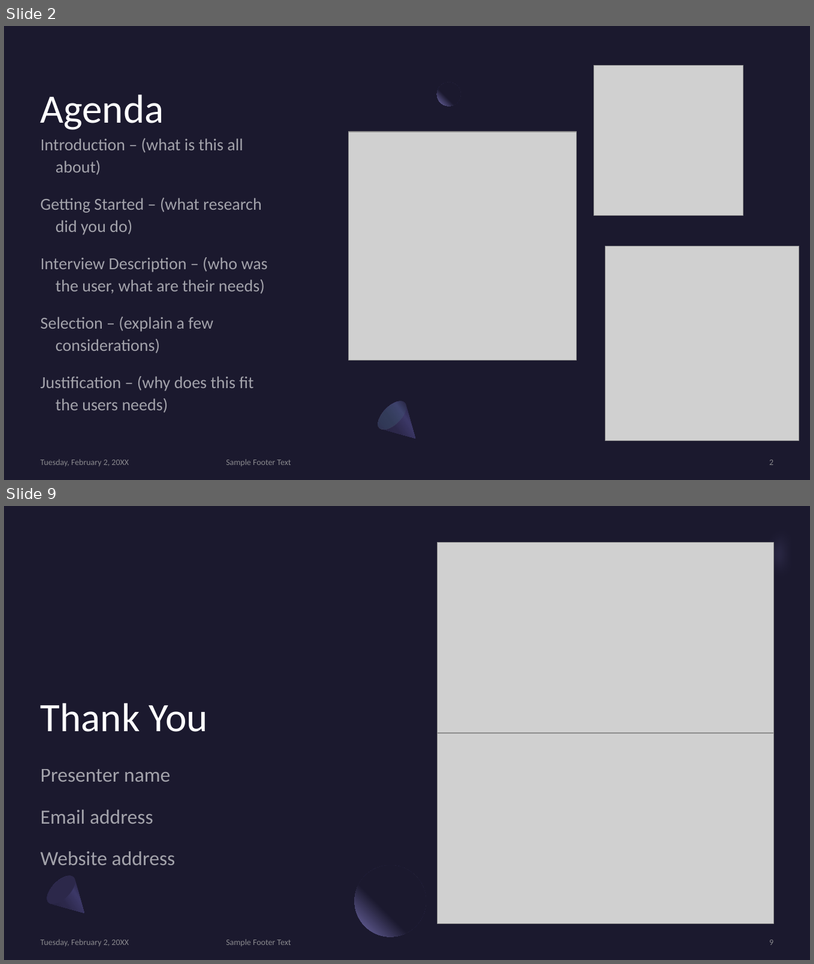
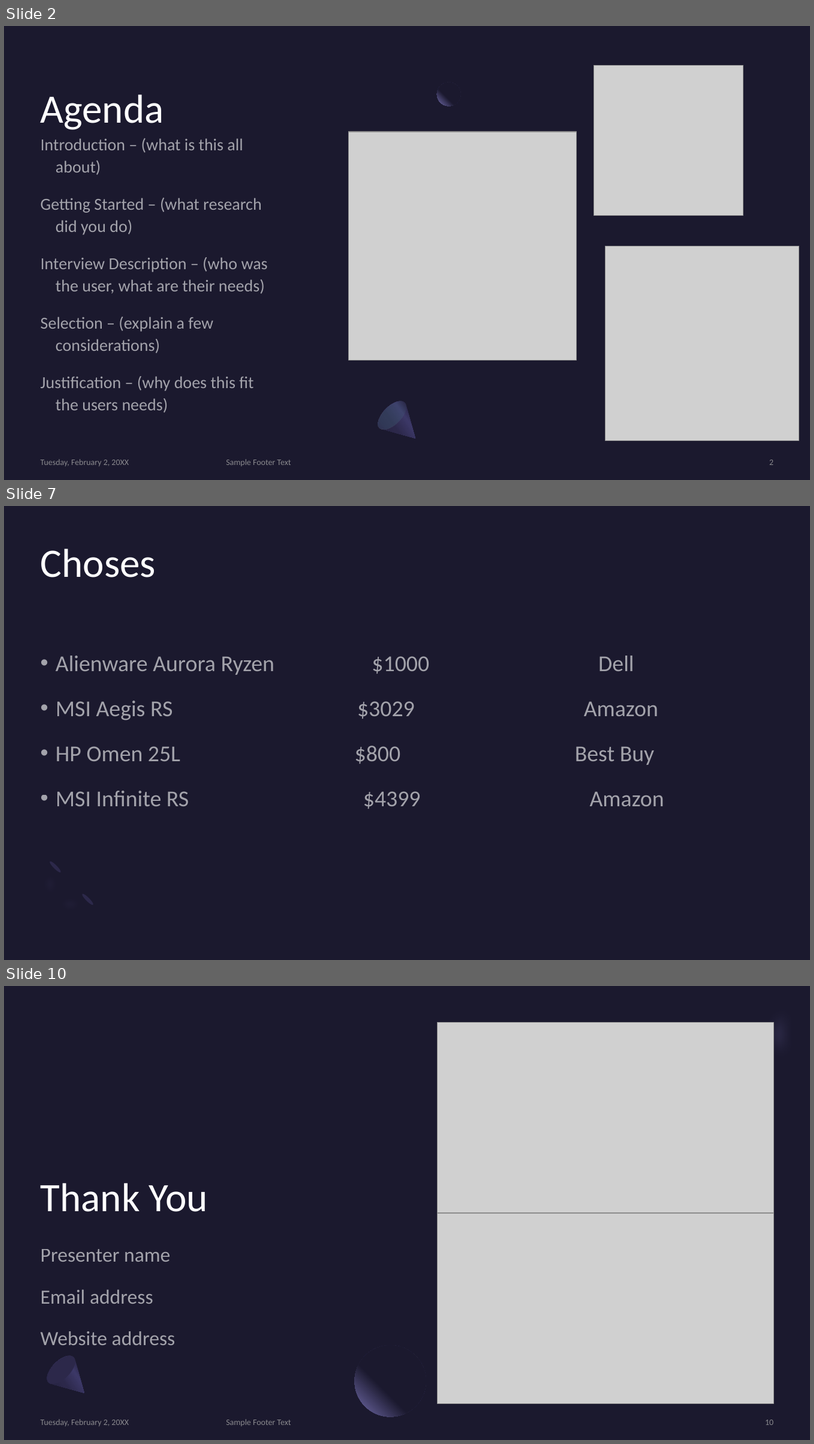
Before and after one commit to Digital-Tech-KKHS/10dtc-computer-hardware-cmaregele, a slide deck: Presentation Template.pptx. Shown one above the other, each under a label of ours: slides 2 and 9 before the commit, slides 2, 7 and 10 after it; the slides between them are not shown. The pictures are 814x964 and 814x1444 pixels, drawn with LibreOffice and Linux fonts; fonts in the diff are those of the drawing; grey boxes stand for pictures. Boxes give left, top, right and bottom in pixels: in the first picture for what was removed or moved away, otherwise in the second. Text is boxed around its words. In the diff, an @@ line names an element or a change of style, - is before the commit and + after.

```diff
--- a/Presentation Template.pptx
+++ b/Presentation Template.pptx
@@ slide 7 added at (4, 506, 810, 960), background #1B192E @@
@@ title added at (41, 549, 156, 577), 48 pt, text #FFFFFF @@
+Choses
@@ text added at (56, 655, 665, 808), 27 pt, text #FFFFFF at 60% opacity @@
+• Alienware Aurora Ryzen $1000 Dell
+• MSI Aegis RS $3029 Amazon
+• HP Omen 25L $800 Best Buy
+• MSI Infinite RS $4399 Amazon
@@ freeform shape added at (28, 858, 96, 926), fill #7771B2 at 20% opacity @@
@@ ellipse added at (48, 860, 62, 873), fill #2C284A @@
@@ ellipse added at (81, 892, 95, 906), fill #2C284A @@
@@ what was slide 9 is now slide 10 @@
@@ page number at (765, 1419, 774, 1425): text changed @@
-9
+10
```
Also in this commit, not shown: 7 slides changed, 2 other files.
